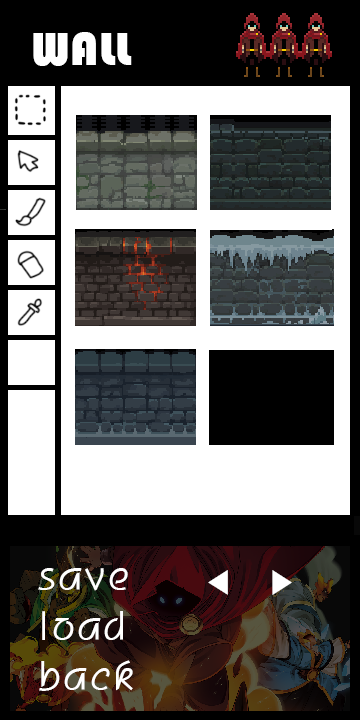
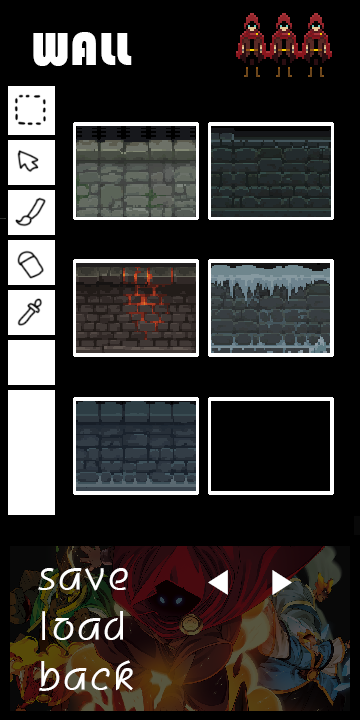
Two versions of the same layered image (360 x 720). Layer-by-layer changes:
painted on "레이어 21" over [209, 350, 334, 491]
painted on "레이어 20" over [75, 349, 196, 491]
painted on "레이어 19" over [210, 229, 334, 353]
moved "레이어 16" above "레이어 18", painted on it over [75, 231, 196, 353]
painted on "레이어 18" over [0, 115, 197, 219]
painted on "레이어 17" over [210, 119, 331, 217]
added layer "레이어 25 복사" above "레이어 25 복사 3" over [73, 122, 199, 495]
added layer "레이어 25 복사 3" above "레이어 25 복사 2" over [208, 397, 334, 495]
added layer "레이어 25 복사 2" above "레이어 25" over [208, 259, 334, 357]
added layer "레이어 25" above "tile" over [208, 122, 334, 220]
hid "레이어 3" over [61, 86, 350, 515]
